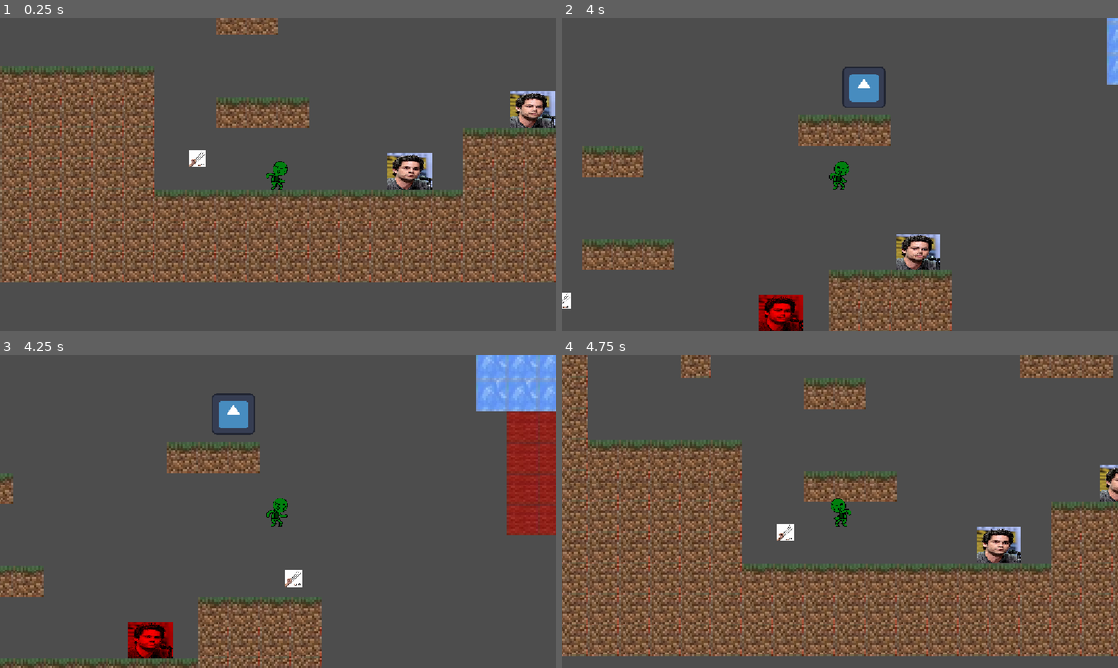
Above: before the commit, frames 1-4 (two rows, left to right).
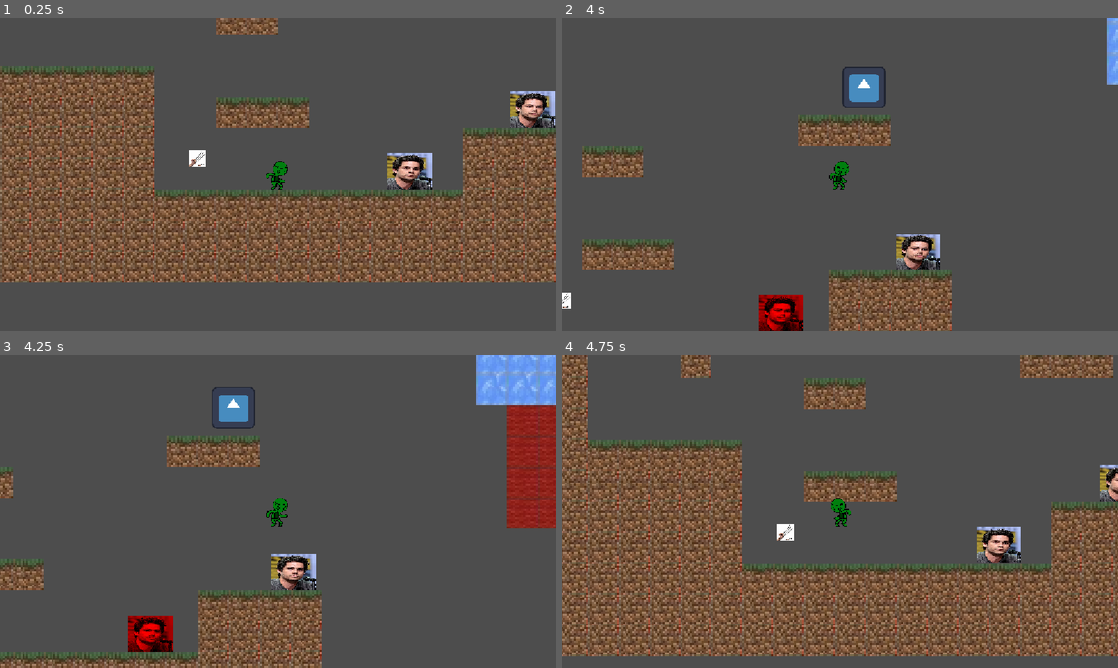
Above: after the commit, the same moments.

Repository: PeterCastell/monster-masher
Game: Godot game, scene res://game.tscn
Same seed, same stepped clock (60 frames per second), same inputs: the game is played once before the commit and once after it. The engine's default icon, where the game draws it, is replaced by a stand-in: a white triangle on a blue panel in a dark square.
Inputs:
- Up to frame 1 (0.25 s): no input
- Up to frame 2 (4 s): hold W (up) 0.53-1.28 s; hold D (right) 0.53-2.03 s; tap R at 1.35, 2.85 s; tap W (up) at 1.52, 1.55, 1.82, 3.02, 3.05, 3.32 s; hold A (left) 2.03-2.78 s; hold W (up) 2.03-2.78 s; hold D (right) from 2.78 s (still down); hold W (up) from 3.53 s (still down)
- Up to frame 3 (4.25 s): keep holding D (right); keep holding W (up)
- Up to frame 4 (4.75 s): release D (right) at 4.28 s; release W (up) at 4.28 s; hold A (left) from 4.28 s (still down); tap R at 4.35 s; tap W (up) at 4.52, 4.55 s

Frames 1-2 are identical in both runs. In frame 3, 11% of the frame differs, in the area x 0-100%, y 0-100%; in frame 4, nothing differs.

Commit message:
push

Diff:
--- /dev/null
+++ b/Enemy/die.gd
@@ -0,0 +1,14 @@
+extends Node
+
+class_name Die
+const ORGAN = preload("uid://bm5vvxaeo3lq5")
+@onready var organs_folder: Node = $"../../../../OrgansFolder"
+
+
+func die():
+	print("die")
+	var organ = ORGAN.instantiate()
+	organs_folder.add_child(organ)
+	organ.global_position = get_parent().global_position
+
+	get_parent().get_parent().queue_free()
--- a/Enemy/enemy.tscn
+++ b/Enemy/enemy.tscn
@@ -1,9 +1,10 @@
 [gd_scene format=3 uid="uid://cd40bjdoh8ax"]
 
 [ext_resource type="Script" uid="uid://melxtf3atohx" path="res://werewolfEnemy.gd" id="1_am0pq"]
-[ext_resource type="Script" uid="uid://bt8b3uxydqhv" path="res://Enemy/enemy.gd" id="1_eqilm"]
 [ext_resource type="Texture2D" uid="uid://c6tn0vqhencqk" path="res://Enemy/Dylan_O'Brien_in_2017_by_Gage_Skidmore.jpg" id="2_eqilm"]
 [ext_resource type="Script" uid="uid://b8yx0au3hg873" path="res://area_2d.gd" id="3_ncf7h"]
+[ext_resource type="Script" uid="uid://f5uy661juxms" path="res://Enemy/die.gd" id="4_eqilm"]
+[ext_resource type="Script" uid="uid://ieb7n81katbi" path="res://Enemy/enemy_info.gd" id="5_ncf7h"]
 
 [sub_resource type="RectangleShape2D" id="RectangleShape2D_5lrfx"]
 size = Vector2(92, 75)
@@ -12,7 +13,6 @@
 size = Vector2(470, 129)
 
 [node name="Enemy" type="Node2D" unique_id=2138027809]
-script = ExtResource("1_eqilm")
 
 [node name="CharacterBody2D" type="CharacterBody2D" parent="." unique_id=1636331559]
 script = ExtResource("1_am0pq")
@@ -43,7 +43,13 @@
 [node name="ChargeTimer" type="Timer" parent="CharacterBody2D" unique_id=2142249678]
 one_shot = true
 
-[node name="Die" type="Node" parent="." unique_id=767686788]
+[node name="Die" type="Node" parent="CharacterBody2D" unique_id=767686788]
+script = ExtResource("4_eqilm")
+
+[node name="EnemyInfo" type="Node" parent="CharacterBody2D" unique_id=2085409435]
+script = ExtResource("5_ncf7h")
+can_squish = true
+launch_back_force = 1000.0
 
 [connection signal="body_entered" from="CharacterBody2D/Area2D" to="CharacterBody2D/Area2D" method="_on_body_entered"]
 [connection signal="body_exited" from="CharacterBody2D/Area2D" to="CharacterBody2D/Area2D" method="_on_body_exited"]
--- /dev/null
+++ b/Enemy/enemy_info.gd
@@ -0,0 +1,6 @@
+extends Node
+
+class_name EnemyInfo
+
+@export var can_squish : bool
+@export var launch_back_force : float
--- a/game.tscn
+++ b/game.tscn
@@ -18,45 +18,49 @@
 
 [node name="Player" parent="World" unique_id=278440191 groups=["Player"] instance=ExtResource("1_e2o6t")]
 
-[node name="Enemy" parent="World" unique_id=2138027809 groups=["Enemy"] instance=ExtResource("4_fc0e3")]
+[node name="Enemies" type="Node2D" parent="World" unique_id=253994824]
+
+[node name="Enemy2" parent="World/Enemies" unique_id=1735630568 groups=["Enemy"] instance=ExtResource("4_fc0e3")]
+position = Vector2(263, 22)
+script = null
+
+[node name="CharacterBody2D" parent="World/Enemies/Enemy2" index="0" unique_id=1636331559 groups=["Enemy"]]
+
+[node name="Appearance" parent="World/Enemies/Enemy2/CharacterBody2D" index="0" unique_id=2056693875 groups=["Enemy"]]
+
+[node name="EnemySprite" parent="World/Enemies/Enemy2/CharacterBody2D/Appearance" index="0" unique_id=1510869021 groups=["Enemy"]]
+
+[node name="CollisionShape2D" parent="World/Enemies/Enemy2/CharacterBody2D" index="1" unique_id=663674281 groups=["Enemy"]]
+
+[node name="Area2D" parent="World/Enemies/Enemy2/CharacterBody2D" index="2" unique_id=1203006564 groups=["Enemy"]]
+
+[node name="CollisionShape2D" parent="World/Enemies/Enemy2/CharacterBody2D/Area2D" index="0" unique_id=1273833367 groups=["Enemy"]]
+
+[node name="RewindTimer" parent="World/Enemies/Enemy2/CharacterBody2D" index="3" unique_id=385163074 groups=["Enemy"]]
+
+[node name="ChargeTimer" parent="World/Enemies/Enemy2/CharacterBody2D" index="4" unique_id=2142249678 groups=["Enemy"]]
+
+[node name="Die" parent="World/Enemies/Enemy2" index="1" unique_id=767686788 groups=["Enemy"]]
+
+[node name="Enemy" parent="World/Enemies" unique_id=2138027809 groups=["Enemy"] instance=ExtResource("4_fc0e3")]
 position = Vector2(515.62, -102)
+script = null
 
-[node name="CharacterBody2D" parent="World/Enemy" index="0" unique_id=1636331559 groups=["Enemy"]]
+[node name="CharacterBody2D" parent="World/Enemies/Enemy" index="0" unique_id=1636331559 groups=["Enemy"]]
 
-[node name="Appearance" parent="World/Enemy/CharacterBody2D" index="0" unique_id=2056693875 groups=["Enemy"]]
+[node name="Appearance" parent="World/Enemies/Enemy/CharacterBody2D" index="0" unique_id=2056693875 groups=["Enemy"]]
 
-[node name="EnemySprite" parent="World/Enemy/CharacterBody2D/Appearance" index="0" unique_id=1510869021 groups=["Enemy"]]
+[node name="EnemySprite" parent="World/Enemies/Enemy/CharacterBody2D/Appearance" index="0" unique_id=1510869021 groups=["Enemy"]]
 
-[node name="CollisionShape2D" parent="World/Enemy/CharacterBody2D" index="1" unique_id=663674281 groups=["Enemy"]]
+[node name="CollisionShape2D" parent="World/Enemies/Enemy/CharacterBody2D" index="1" unique_id=663674281 groups=["Enemy"]]
 
-[node name="Area2D" parent="World/Enemy/CharacterBody2D" index="2" unique_id=1203006564 groups=["Enemy"]]
+[node name="Area2D" parent="World/Enemies/Enemy/CharacterBody2D" index="2" unique_id=1203006564 groups=["Enemy"]]
 
-[node name="CollisionShape2D" parent="World/Enemy/CharacterBody2D/Area2D" index="0" unique_id=1273833367 groups=["Enemy"]]
+[node name="CollisionShape2D" parent="World/Enemies/Enemy/CharacterBody2D/Area2D" index="0" unique_id=1273833367 groups=["Enemy"]]
 
-[node name="RewindTimer" parent="World/Enemy/CharacterBody2D" index="3" unique_id=385163074 groups=["Enemy"]]
+[node name="RewindTimer" parent="World/Enemies/Enemy/CharacterBody2D" index="3" unique_id=385163074 groups=["Enemy"]]
 
-[node name="ChargeTimer" parent="World/Enemy/CharacterBody2D" index="4" unique_id=2142249678 groups=["Enemy"]]
-
-[node name="Enemy2" parent="World" unique_id=1735630568 groups=["Enemy"] instance=ExtResource("4_fc0e3")]
-position = Vector2(263, 22)
-
-[node name="CharacterBody2D" parent="World/Enemy2" index="0" unique_id=1636331559 groups=["Enemy"]]
-
-[node name="Appearance" parent="World/Enemy2/CharacterBody2D" index="0" unique_id=2056693875 groups=["Enemy"]]
-
-[node name="EnemySprite" parent="World/Enemy2/CharacterBody2D/Appearance" index="0" unique_id=1510869021 groups=["Enemy"]]
-
-[node name="CollisionShape2D" parent="World/Enemy2/CharacterBody2D" index="1" unique_id=663674281 groups=["Enemy"]]
-
-[node name="Area2D" parent="World/Enemy2/CharacterBody2D" index="2" unique_id=1203006564 groups=["Enemy"]]
-
-[node name="CollisionShape2D" parent="World/Enemy2/CharacterBody2D/Area2D" index="0" unique_id=1273833367 groups=["Enemy"]]
-
-[node name="RewindTimer" parent="World/Enemy2/CharacterBody2D" index="3" unique_id=385163074 groups=["Enemy"]]
-
-[node name="ChargeTimer" parent="World/Enemy2/CharacterBody2D" index="4" unique_id=2142249678 groups=["Enemy"]]
-
-[node name="Die" parent="World/Enemy2" index="1" unique_id=767686788 groups=["Enemy"]]
+[node name="ChargeTimer" parent="World/Enemies/Enemy/CharacterBody2D" index="4" unique_id=2142249678 groups=["Enemy"]]
 
 [node name="AmandasMarker2" type="Marker2D" parent="World" unique_id=1652021365]
 position = Vector2(-12, 72.795)
@@ -77,5 +81,5 @@
 
 [node name="AmandasMarker" type="Marker2D" parent="." unique_id=347590872]
 
-[editable path="World/Enemy"]
-[editable path="World/Enemy2"]
+[editable path="World/Enemies/Enemy2"]
+[editable path="World/Enemies/Enemy"]
--- a/player/player.gd
+++ b/player/player.gd
@@ -9,6 +9,10 @@
 const air_friction_hl = 1
 const ground_friction_hl = 0.3
 const wall_friction_hl = 0.1
+const enemy_kill_range = 35
+const enemy_kill_jump = -300
+const enemy_above_jump = -100
+
 
 var can_wall_jump: bool = true
 var can_flutter: bool = true
@@ -23,12 +27,11 @@
 const jump_buffer_duration = 0.15
 var jump_buffer_time: float = 0
 
-
-func _physics_process(delta: float) -> void:
+func isKillingEnemy() -> bool:
 	var space_state = get_world_2d().direct_space_state
 	var enemyBelow = PhysicsRayQueryParameters2D.create(
 		Vector2(global_position.x, global_position.y),
-		Vector2(global_position.x, global_position.y + 100)
+		Vector2(global_position.x, $BottomCenter.global_position.y + enemy_kill_range)
 	)
 
 	var result = space_state.intersect_ray(enemyBelow)
@@ -37,9 +40,38 @@
 
 		if collider.is_in_group("Enemy"):
 			if result.normal.y < -0.7 and velocity.y > 0:
-				collider.die()
-				velocity.y = -300
+				var die_component = collider.get_node_or_null("Die")
 
+				if die_component:
+					die_component.die()
+				velocity.y = enemy_kill_jump
+				return true
+	return false
+
+func isBelowEnemy() -> bool:
+	var space_state = get_world_2d().direct_space_state
+	var enemyBelow = PhysicsRayQueryParameters2D.create(
+		Vector2(global_position.x, global_position.y),
+		Vector2(global_position.x, $TopCenter.global_position.y - enemy_kill_range)
+	)
+
+	var result = space_state.intersect_ray(enemyBelow)
+	if not result.is_empty():
+		var collider = result["collider"]
+
+		if collider.is_in_group("Enemy"):
+				var info_component = collider.get_node_or_null("EnemyInfo")
+
+				if info_component.can_squish:
+					collider.velocity.y = enemy_above_jump
+					velocity.x = info_component.launch_back_force * collider.dir
+				return true
+	return false
+
+
+func _physics_process(delta: float) -> void:
+	isKillingEnemy()
+	isBelowEnemy()
 	move_and_slide()
 	if not is_on_floor():
 		velocity += Vector2.DOWN * gravity * delta
--- a/player/player.tscn
+++ b/player/player.tscn
@@ -73,32 +73,38 @@
 [sub_resource type="RectangleShape2D" id="RectangleShape2D_g5sb0"]
 size = Vector2(10, 20)
 
-[node name="Player" type="CharacterBody2D" unique_id=278440191]
+[node name="Player" type="CharacterBody2D" unique_id=278440191 groups=["Player"]]
 script = ExtResource("1_rkbax")
 
-[node name="Camera2D" type="Camera2D" parent="." unique_id=1384373694]
+[node name="Camera2D" type="Camera2D" parent="." unique_id=1384373694 groups=["Player"]]
 
-[node name="AnimatedSprite2D" type="AnimatedSprite2D" parent="." unique_id=1860374097]
+[node name="AnimatedSprite2D" type="AnimatedSprite2D" parent="." unique_id=1860374097 groups=["Player"]]
 sprite_frames = SubResource("SpriteFrames_uagv5")
 autoplay = "default"
 frame_progress = 0.29390088
 
-[node name="CollisionShape2D" type="CollisionShape2D" parent="." unique_id=676142568]
+[node name="CollisionShape2D" type="CollisionShape2D" parent="." unique_id=676142568 groups=["Player"]]
 position = Vector2(-0.25, 7.25)
 shape = SubResource("RectangleShape2D_mq0dr")
 
-[node name="WallJumpLeft" type="Area2D" parent="." unique_id=305601959]
+[node name="WallJumpLeft" type="Area2D" parent="." unique_id=305601959 groups=["Player"]]
 collision_layer = 2
 collision_mask = 2
 
-[node name="CollisionShape2D" type="CollisionShape2D" parent="WallJumpLeft" unique_id=118395920]
+[node name="CollisionShape2D" type="CollisionShape2D" parent="WallJumpLeft" unique_id=118395920 groups=["Player"]]
 position = Vector2(-16, 20)
 shape = SubResource("RectangleShape2D_g5sb0")
 
-[node name="WallJumpRight" type="Area2D" parent="." unique_id=1349002798]
+[node name="WallJumpRight" type="Area2D" parent="." unique_id=1349002798 groups=["Player"]]
 collision_layer = 0
 collision_mask = 2
 
-[node name="CollisionShape2D" type="CollisionShape2D" parent="WallJumpRight" unique_id=1628692956]
+[node name="CollisionShape2D" type="CollisionShape2D" parent="WallJumpRight" unique_id=1628692956 groups=["Player"]]
 position = Vector2(15, 20)
 shape = SubResource("RectangleShape2D_g5sb0")
+
+[node name="BottomCenter" type="Marker2D" parent="." unique_id=1036191703 groups=["Player"]]
+position = Vector2(0, 31)
+
+[node name="TopCenter" type="Marker2D" parent="." unique_id=433315242 groups=["Player"]]
+position = Vector2(0, -28)
--- a/werewolfEnemy.gd
+++ b/werewolfEnemy.gd
@@ -1,7 +1,7 @@
 extends CharacterBody2D
 
 const gravity = 1200
-
+const player_kick_force = 800
 const wind_up_time: float = 1
 const rewind_time: float = 1.5
 
@@ -12,7 +12,8 @@
 const wall_detect_offset = 32
 
 @onready var collision_shape = $CollisionShape2D
-@onready var player: Player = $"../../Player"
+@onready var player: Player = $"../../../Player"
+
 
 # https://www.gdquest.com/tutorial/godot/design-patterns/finite-state-machine/
 
@@ -25,21 +26,14 @@
 
 var dir: float = 1
 
-const ORGAN = preload("uid://bm5vvxaeo3lq5")
-@onready var organs_folder: Node = $"../../OrgansFolder"
-
-func die():
-	print("die")
-	var organ = ORGAN.instantiate()
-	organs_folder.add_child(organ)
-	organ.global_position = global_position
-
-	queue_free()
 
 func _physics_process(delta: float) -> void:
 	if not is_on_floor():
 		velocity += Vector2.DOWN * gravity * delta
 		move_and_slide()
+
+
+
 	$Appearance/EnemySprite.modulate = Color.WHITE
 
 	if state == States.CHASING:
@@ -48,6 +42,8 @@
 		# https://forum.godotengine.org/t/how-to-make-a-character2d-bounce-reflect-off-of-stuff/70523/6
 		var collision = move_and_collide(Vector2(util.hllerp(velocity.x, dir * max_speed, ground_accel_hl, delta), velocity.y))
 		if collision:
+			if collision.get_collider().is_in_group("Player"):
+				player.velocity.x = player_kick_force * dir
 			velocity = velocity.bounce(collision.get_normal())
 			set_state(States.REWINDING)
 	elif state == States.IDLE:
@@ -81,6 +77,7 @@
 		dir = sign(player.global_position.x - global_position.x)
 		if dir == 0:
 			dir = 1
+
 		# temp
 		$Appearance/EnemySprite.modulate = Color.RED
 		if ($ChargeTimer.is_stopped()):
Not shown, added: Enemy/die.gd.uid
Not shown, added: Enemy/enemy_info.gd.uid
